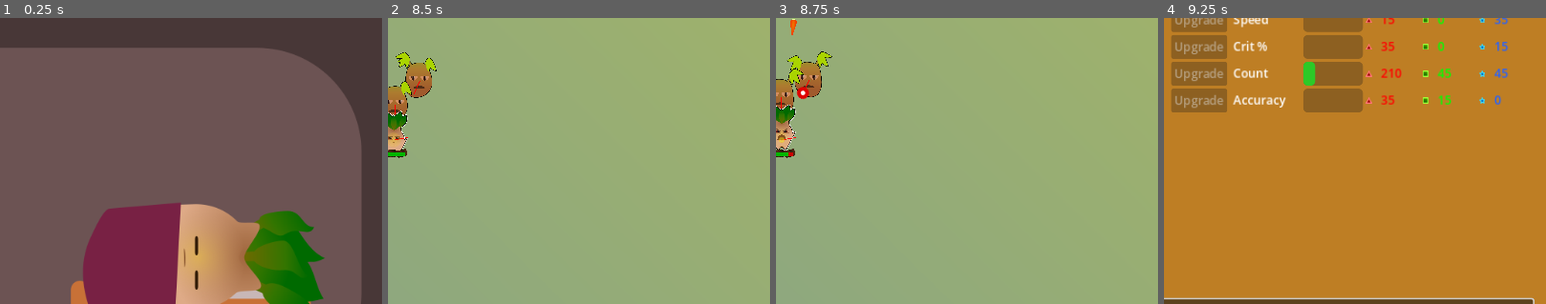
Above: before the commit, frames 1-4 (left to right).
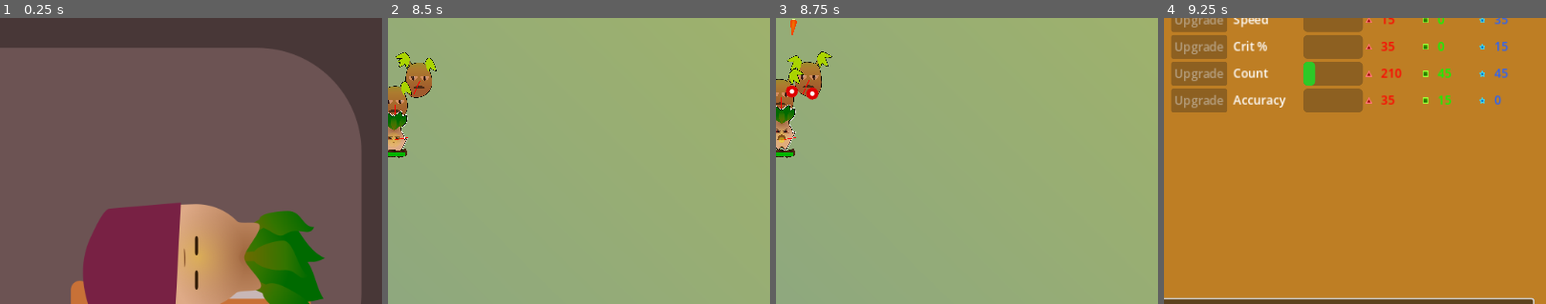
Above: after the commit, the same moments.

Repository: Zereijin/GGJ2023
Game: Godot game, scene res://main_menu/main_menu.tscn
Same seed, same stepped clock (60 frames per second), same inputs: the game is played once before the commit and once after it.
Inputs (mouse positions are % of the whole screen's width and height, from its top left):
- Up to frame 1 (0.25 s): no input
- Up to frame 2 (8.5 s): click "Play" at 0.5 s; tap Enter at 1.25, 5, 6.5 s; move the mouse to (72, 45) at 1.27 s; press the mouse at (72, 45) at 1.28 s; hold D (right) 1.28-2 s; tap Space (shop) at 1.52, 3.02, 3.5, 4.52, 5.27, 5.75, 6.02, 7.25, 7.52, 8.27 s; release the mouse at (72, 45) at 2 s; click "Leave Shop" at 2 s; move the mouse to (30, 55) at 2.77 s; hold S (down) 2.78-3.53 s; click (30, 55) at 2.85 s; move the mouse to (60, 28) at 3.52 s; press the mouse at (60, 28) at 3.53 s; hold D (right) 3.53-4.28 s; move the mouse to (45, 70) at 4.27 s; release the mouse at (45, 70) at 4.28 s; hold W (up) 4.28-5.03 s; click (45, 70) at 4.35 s; move the mouse to (80, 65) at 5.02 s; press the mouse at (80, 65) at 5.03 s; hold A (left) 5.03-6.53 s; move the mouse to (20, 35) at 5.77 s; release the mouse at (20, 35) at 5.78 s; click (20, 35) at 5.85 s; move the mouse to (55, 50) at 6.52 s; press the mouse at (55, 50) at 6.53 s; hold S (down) 6.53-7.28 s; move the mouse to (35, 25) at 7.27 s; release the mouse at (35, 25) at 7.28 s; hold D (right) 7.28-8.03 s; click (35, 25) at 7.35 s; move the mouse to (72, 45) at 8.02 s; press the mouse at (72, 45) at 8.03 s; hold W (up) from 8.03 s (still down)
- Up to frame 3 (8.75 s): keep holding W (up)
- Up to frame 4 (9.25 s): move the mouse to (30, 55) at 8.77 s; release W (up) at 8.78 s; release the mouse at (30, 55) at 8.78 s; hold D (right) from 8.78 s (still down); click (30, 55) at 8.85 s; tap Space (shop) at 9.02 s
The pictures show only the part of the screen within x 49-99%, y 29-79%; the shares and areas given below are measured in that part.

Frames 1-2 are identical in both runs. In frame 3, 0.3% of the frame differs, in the area x 2-12%, y 23-49%; in frame 4, nothing differs.

Commit message:
Ramp potato accuracy with time

Diff:
--- a/game/enemy/enemy.gd
+++ b/game/enemy/enemy.gd
@@ -67,6 +67,11 @@
 	return _base_projectile_count + (floorf(evolution_timer.run_time / 100.0) as int)
 
 
+# Calculates the gun angle range
+func _angle_range() -> float:
+	return 0.0
+
+
 func _on_dead() -> void:
 	var r := resource.instantiate() as CollectibleResource
 	r.position = position
@@ -83,3 +88,4 @@
 	gun.normal_damage = _base_normal_damage + (floorf(evolution_timer.run_time / 60.0) as int)
 	gun.period = minf(_base_attack_period, _base_attack_period / (evolution_timer.run_time / 30.0))
 	gun.projectile_count = _projectile_count()
+	gun.angle_range = _angle_range()
--- a/game/enemy/potato/potato.gd
+++ b/game/enemy/potato/potato.gd
@@ -9,6 +9,10 @@
 	_player = player
 
 
+func _angle_range() -> float:
+	return (PI / 2) / (evolution_timer.run_time / 30.0)
+
+
 func _physics_process(delta: float) -> void:
 	super(delta)
 	constant_force = Vector2.ZERO if paralyzed else \
